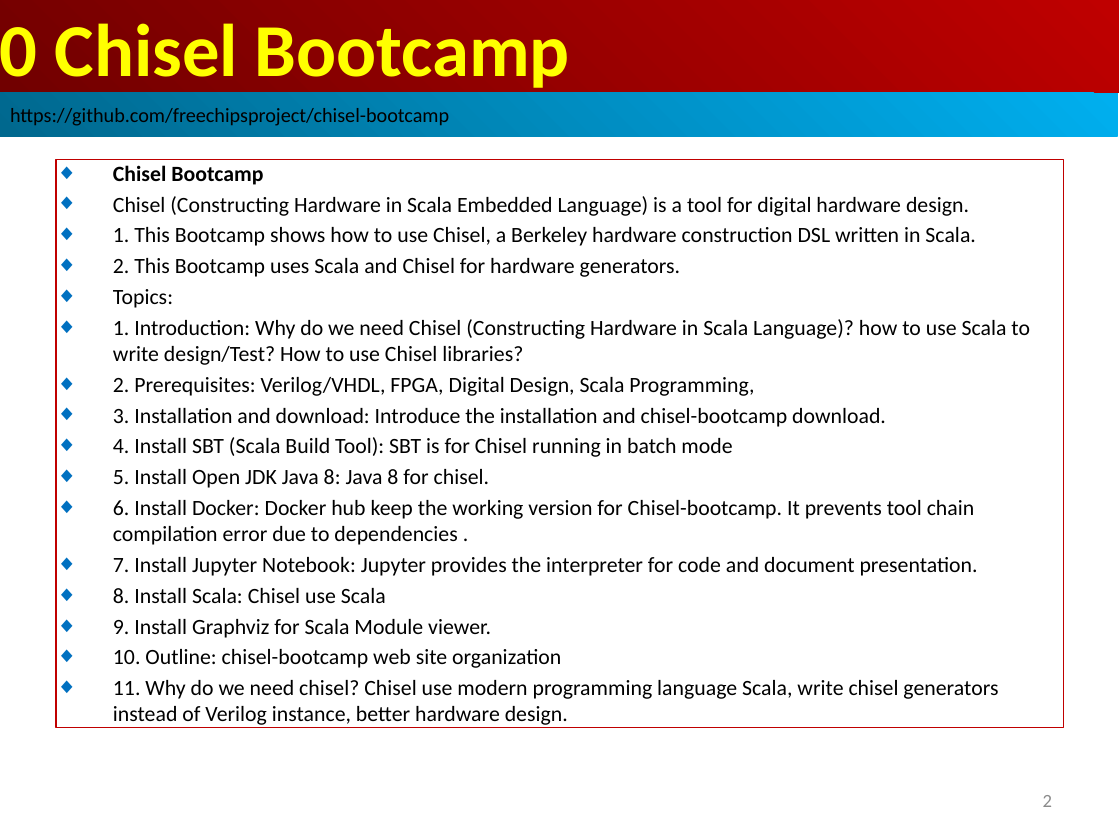
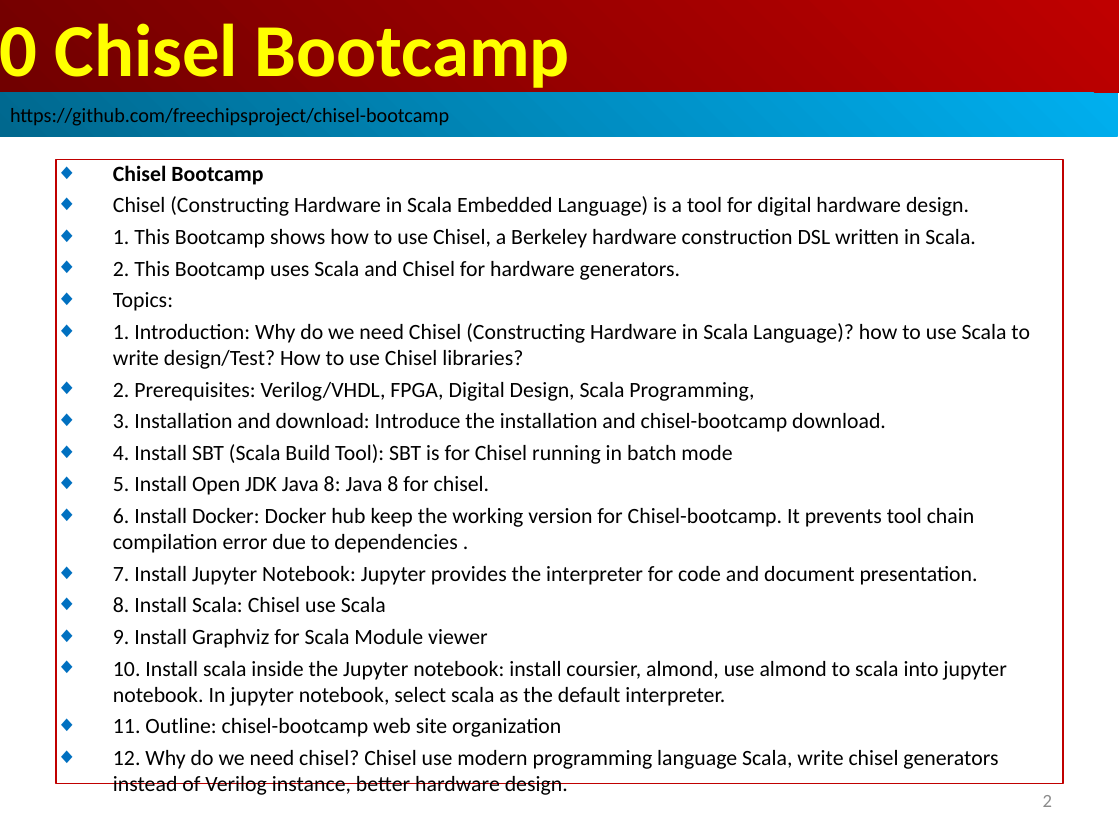
Before and after one commit to peterhchen/AIU_CS800_Chisel, a slide deck: slide 2 of 300_Bootcamp/000_Video/000_Intro.ppt. Drawn at 1120x840 pixels with LibreOffice and Linux fonts; fonts in the diff are those of the drawing. Boxes give left, top, right and bottom in pixels: in the first picture for what was removed or moved away, otherwise in the second. Text is boxed around its words. In the diff, an @@ line names an element or a change of style, - is before the commit and + after.

Commit message:
Install graphviz/scala in Jupyter notebook
Chisel (Constructing Hardware in Scala Embedded Language) is a tool for digital hardware design.
1. This Bootcamp shows how to use Chisel, a Berkeley hardware construction DSL written in Scala.
2. This Bootcamp uses Scala and Chisel for hardware generators.
Topics:
1. Introduction: Why do we need Chisel (Constructing Hardware in Scala Language)? how to use Scala to write design/Test? How to use Chisel libraries?
2. Prerequisites: Verilog/VHDL, FPGA, Digital Design, Scala Programming,
3. Installation and download: Introduce the installation and chisel-bootcamp download.
4. Install SBT (Scala Build Tool): SBT is for Chisel running in batch mode
5. Install Open JDK Java 8: Java 8 for chisel.
6. Install Docker: Docker hub keep the working version for Chisel-bootcamp. It prevents tool chain compilation error due to dependencies .
7. Install Jupyter Notebook: Jupyter provides the interpreter for code and document presentation.
8. Install Scala: Chisel use Scala
9. Install Graphviz for Scala Module viewer
10. Install scala inside the Jupyter notebook: install coursier, almond, use almond to scala into jupyter notebook. In jupyter notebook, select scala as the default interpreter.
11. Outline: chisel-bootcamp web site organization
12. Why do we need chisel? Chisel use modern programming language Scala, write chisel generators instead of Verilog instance, better hardware design.

```diff
--- a/300_Bootcamp/000_Video/000_Intro.ppt
+++ b/300_Bootcamp/000_Video/000_Intro.ppt
@@ rectangle "Chisel Bootcamp" resized from (x1=56, y1=159, x2=1064, y2=728) to (x1=56, y1=159, x2=1063, y2=784) @@
@@ text in rectangle at (x1=113, y1=629, x2=1006, y2=795): text changed @@
-◆ 9. Install Graphviz for Scala Module viewer.
-◆ 10. Outline: chisel-bootcamp web site organization
-◆ 11. Why do we need chisel? Chisel use modern programming language Scala, write chisel generators instead of Verilog instance, better hardware design.
+◆ 9. Install Graphviz for Scala Module viewer
+◆ 10. Install scala inside the Jupyter notebook: install coursier, almond, use almond to scala into jupyter notebook. In jupyter notebook, select scala as the default interpreter.
+◆ 11. Outline: chisel-bootcamp web site organization
+◆ 12. Why do we need chisel? Chisel use modern programming language Scala, write chisel generators instead of Verilog instance, better hardware design.
```
Also in this commit, not shown: 5 other slides changed, 6 slides added.
